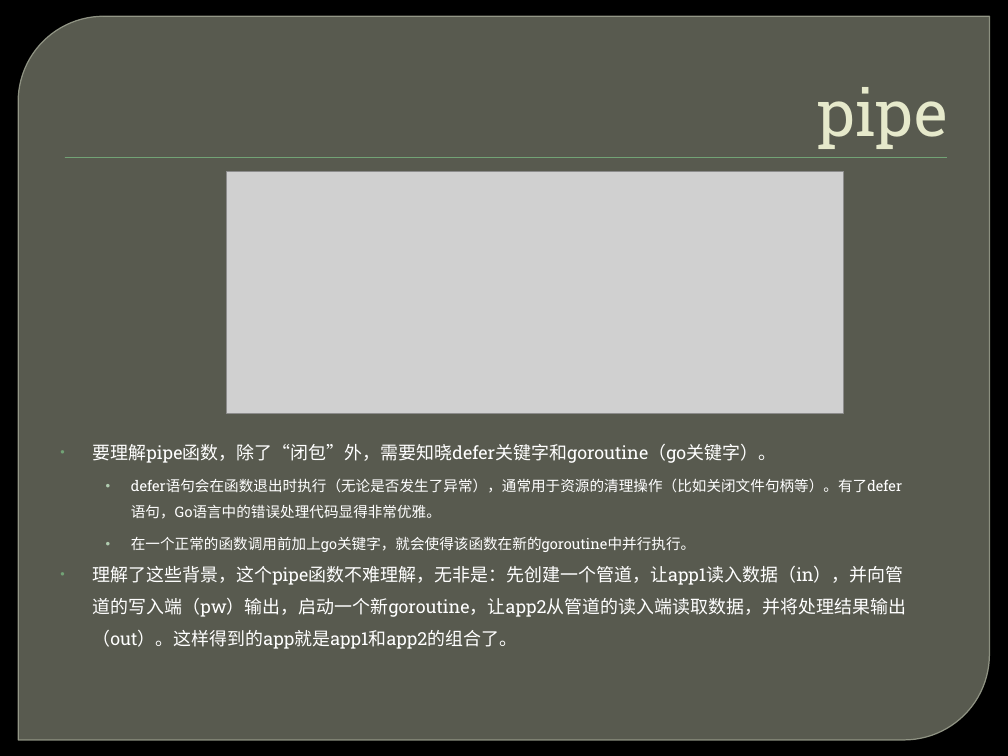
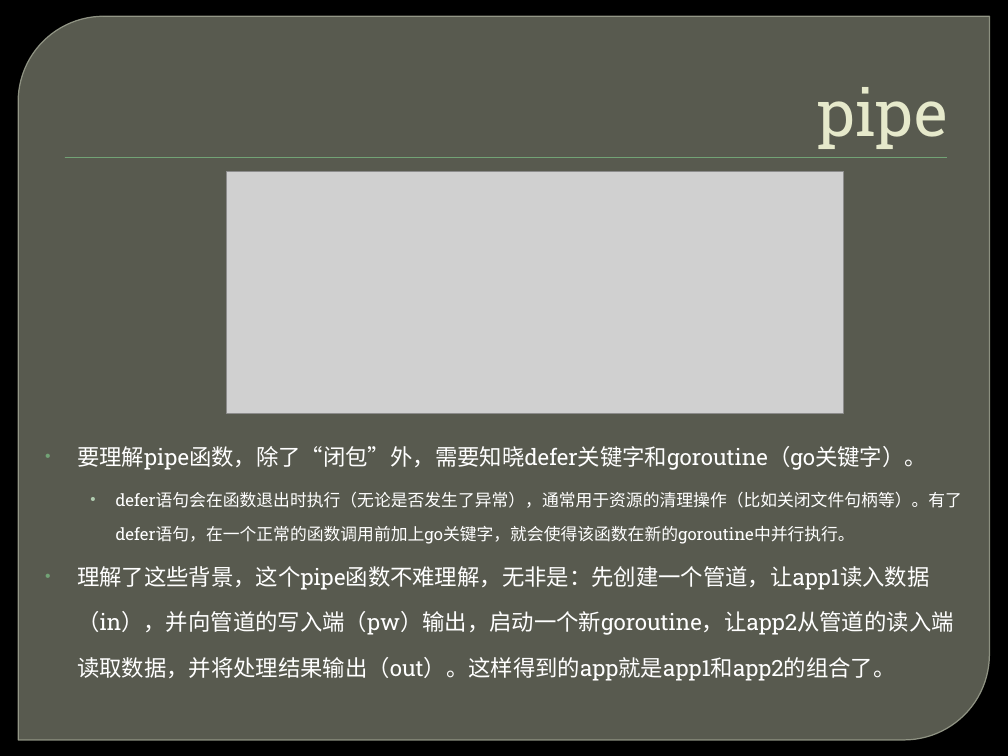
Before and after one commit to ghj1976/lecture, a slide deck: slide 23 of golang连接和组合的语言/Golang 连接和组合的语言.pptx. Drawn at 1008x756 pixels with LibreOffice and Linux fonts; fonts in the diff are those of the drawing; grey boxes stand for pictures; background and template pictures are left out. Boxes give left, top, right and bottom in pixels: in the first picture for what was removed or moved away, otherwise in the second. Text is boxed around its words. In the diff, an @@ line names an element or a change of style, - is before the commit and + after.

Commit message:
补充更新Go连接和组合、TCPCopy资料整理

```diff
--- a/golang连接和组合的语言/Golang 连接和组合的语言.pptx
+++ b/golang连接和组合的语言/Golang 连接和组合的语言.pptx
@@ text "要理解pipe函数，除了“闭包”外，需要知晓defer关键字和goroutine（go关键字）。": place and size @@
-text "要理解pipe函数，除了“闭包”外，需要知晓defer关键字和goroutine（go关键字）。" at (93,444,906,649)
+text "要理解pipe函数，除了“闭包”外，需要知晓defer关键字和goroutine（go关键字）。" at (77,446,962,681)
@@ text at (77,446,954,681): size 12.8 to 16 pt in "要理解pipe函数，除了“闭包”外，需要知晓defer关键字和goroutine（go关键字）。", "理解了这些背景，这个pipe函数不难理解，无非是：先创建一个管道，让app1读入数据（in），并向管道的写入端（pw）输 ..."; line spacing 1.5 to 1.7 @@
@@ text at (116,492,962,544): text changed; size 10.4 to 12 pt @@
-  • defer语句会在函数退出时执行（无论是否发生了异常），通常用于资源的清理操作（比如关闭文件句柄等）。有了defer语句，Go语言中的错误处理代码显得非常优雅。
-  • 在一个正常的函数调用前加上go关键字，就会使得该函数在新的goroutine中并行执行。
+  • defer语句会在函数退出时执行（无论是否发生了异常），通常用于资源的清理操作（比如关闭文件句柄等）。有了defer语句，在一个正常的函数调用前加上go关键字，就会使得该函数在新的goroutine中并行执行。
```
Also in this commit, not shown: 27 other slides changed, 2 other files.
